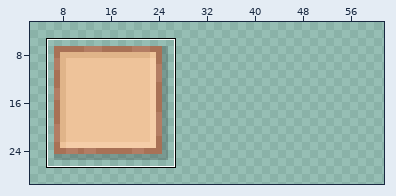
Pixel-art sprite -- assets/sprites/slot.png. Above: a wide view before the commit, with the close-up outlined.
Close-up. Before the edit:
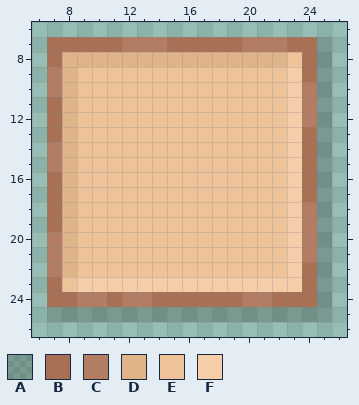
The file is 32x32 pixels. Shown: x 6..26, y 6..26. The old version is drawn lined up with the new one, on the new canvas. The wide view leaves out empty margins. The commit also changed other parts of the picture, which this record leaves out.
Palette (. is transparent): A #00000032  B #a87156  C #b37d64  D #e0b489  E #eec39a  F #f5cda8
Pixels before, first column x 7:
 7 BBBBBCCCBBBBBCCCBBA
 8 BDDDDDDDDDDDDDDDEBA
 9 CDEEEEEEEEEEEEEEFBA
10 CDEEEEEEEEEEEEEEFCA
11 BDEEEEEEEEEEEEEEFCA
12 BDEEEEEEEEEEEEEEFCA
13 BDEEEEEEEEEEEEEEFBA
14 CDEEEEEEEEEEEEEEFBA
15 CDEEEEEEEEEEEEEEFBA
16 BDEEEEEEEEEEEEEEFBA
17 BDEEEEEEEEEEEEEEFBA
18 BDEEEEEEEEEEEEEEFCA
19 BDEEEEEEEEEEEEEEFCA
20 CDEEEEEEEEEEEEEEFCA
21 CDEEEEEEEEEEEEEEFCA
22 CDEEEEEEEEEEEEEEFBA
23 BEFFFFFFFFFFFFFFFBA
24 BBCCBCCBBBBBBCCBBBA
25 AAAAAAAAAAAAAAAAAAA
Now the later version:
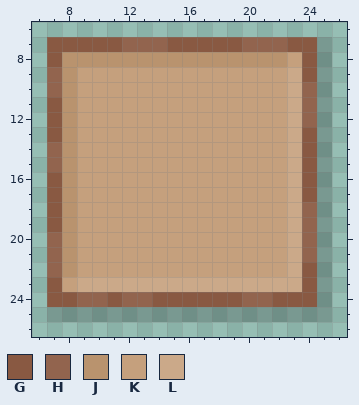
Colours new in this view: G #895942  H #92644e  J #b9936e  K #c5a07d  L #cba989
What changed:
canvas 32x32 -> 64x32
Changed rows in their new state; - is an unchanged pixel.
first column x 7:
 7 GGGGGHHHGGGGGHHHGG
 8 GJJJJJJJJJJJJJJJKG
 9 HJKKKKKKKKKKKKKKLG
10 HJKKKKKKKKKKKKKKLH
11 GJKKKKKKKKKKKKKKLH
12 GJKKKKKKKKKKKKKKLH
13 GJKKKKKKKKKKKKKKLG
14 HJKKKKKKKKKKKKKKLG
15 HJKKKKKKKKKKKKKKLG
16 GJKKKKKKKKKKKKKKLG
17 GJKKKKKKKKKKKKKKLG
18 GJKKKKKKKKKKKKKKLH
19 GJKKKKKKKKKKKKKKLH
20 HJKKKKKKKKKKKKKKLH
21 HJKKKKKKKKKKKKKKLH
22 HJKKKKKKKKKKKKKKLG
23 GKLLLLLLLLLLLLLLLG
24 GGHHGHHGGGGGGHHGGG
Pixel boxes of the changes (left, top, right, bottom) in both close-ups:
changed: (47, 37, 317, 307)
